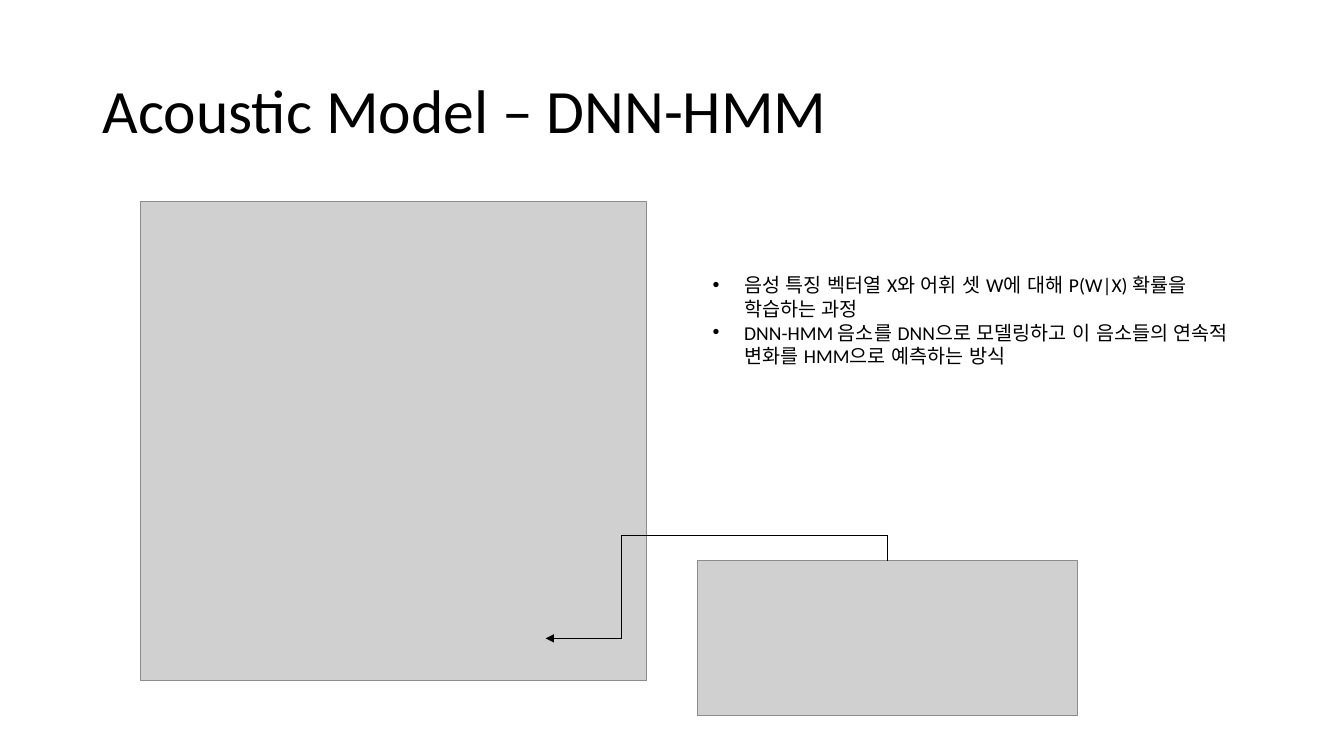
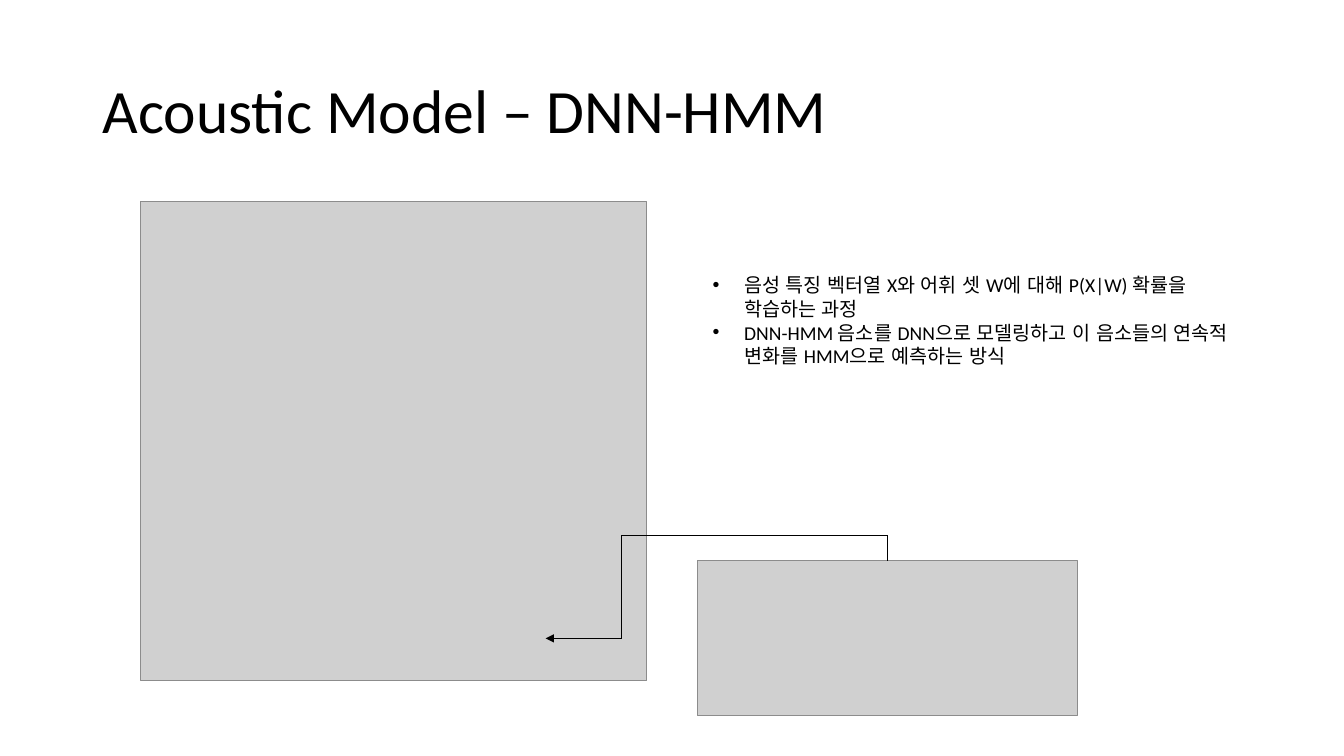
Before and after one commit to HYU-AILAB/ai-seminar, a slide deck: slide 22 of 11. Language Model/Language Model.pptx. Drawn at 1344x756 pixels with LibreOffice and Linux fonts; fonts in the diff are those of the drawing; grey boxes stand for pictures. Boxes give left, top, right and bottom in pixels: in the first picture for what was removed or moved away, otherwise in the second. Text is boxed around its words. In the diff, an @@ line names an element or a change of style, - is before the commit and + after.

Commit message:
Language Model

```diff
--- a/11. Language Model/Language Model.pptx
+++ b/11. Language Model/Language Model.pptx
@@ text at [744, 275, 1186, 318]: text changed @@
-• 음성 특징 벡터열 X와 어휘 셋 W에 대해 P(W|X) 확률을 학습하는 과정
+• 음성 특징 벡터열 X와 어휘 셋 W에 대해 P(X|W) 확률을 학습하는 과정
```
Also in this commit, not shown: 3 other slides changed, 1 other file.
